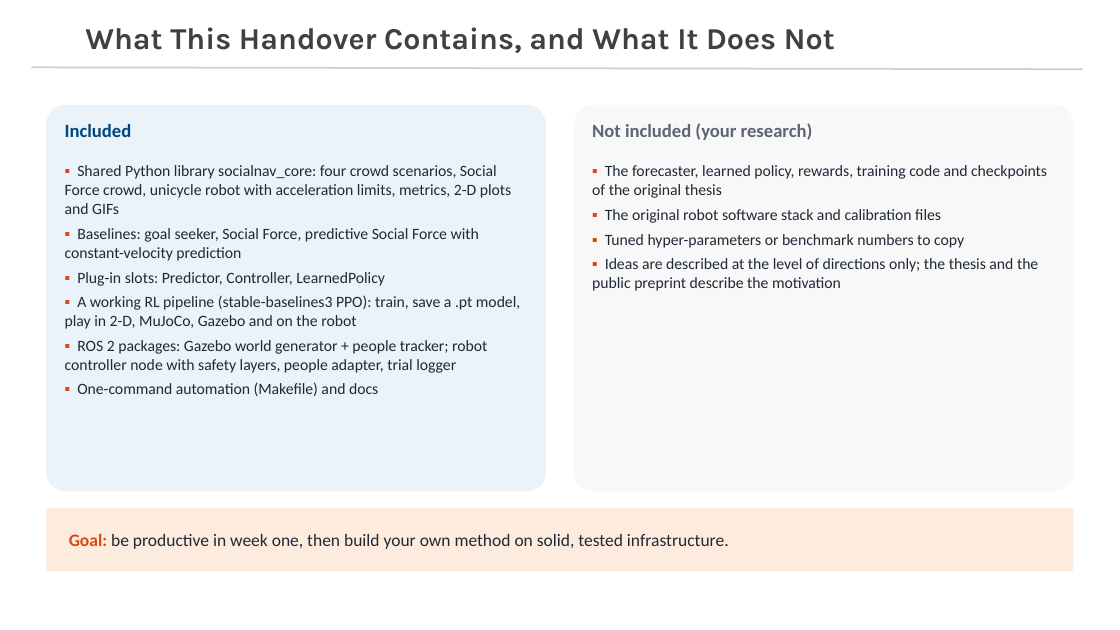
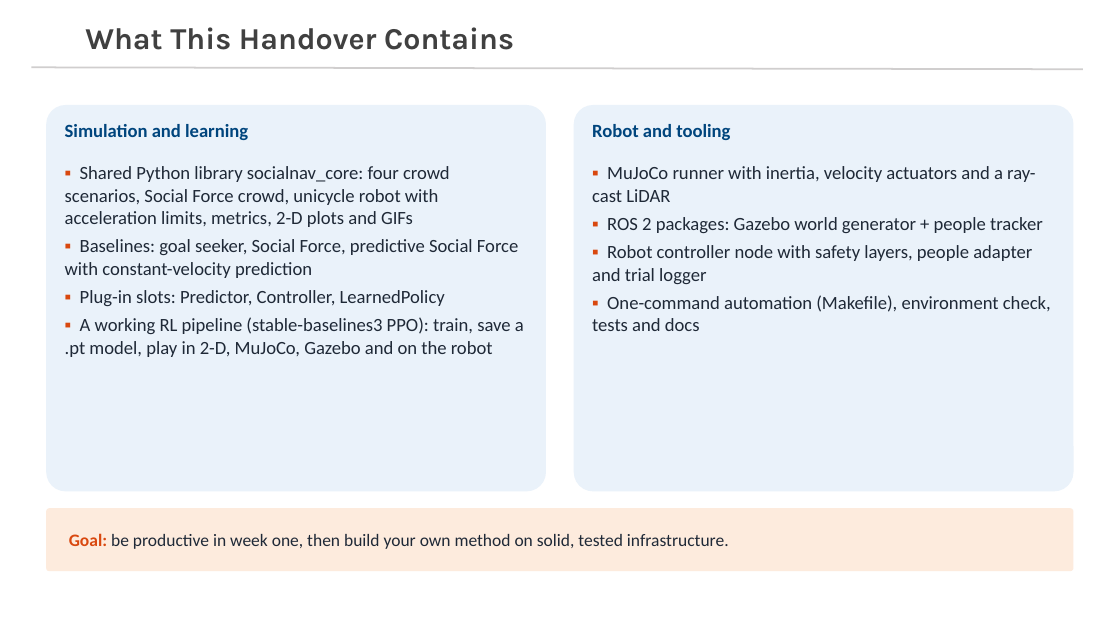
Before and after one commit to sontypo/Research-Handover, a slide deck: slide 3 of slides/Handover_Guide.pptx. Drawn at 1120x630 pixels with LibreOffice and Linux fonts; fonts in the diff are those of the drawing; background and template pictures are left out. Boxes give left, top, right and bottom in pixels: in the first picture for what was removed or moved away, otherwise in the second. Text is boxed around its words. In the diff, an @@ line names an element or a change of style, - is before the commit and + after.

Commit message:
Update ppt

```diff
--- a/slides/Handover_Guide.pptx
+++ b/slides/Handover_Guide.pptx
@@ title at bbox=[85, 27, 514, 50]: text changed @@
-What This Handover Contains, and What It Does Not
+What This Handover Contains
@@ rounded rectangle at bbox=[574, 105, 1074, 492]: fill #F8F8F8 to #EAF2FA @@
@@ text at bbox=[65, 124, 248, 140]: text changed @@
-Included
+Simulation and learning
@@ text at bbox=[592, 124, 730, 140]: text changed; text colour #5B6573 to #00457D @@
-Not included (your research)
+Robot and tooling
@@ text "▪ Shared Python library socialnav_core: ..." at bbox=[65, 166, 524, 357]: size 13.5 to 16 pt @@
@@ text at bbox=[592, 166, 1051, 331]: text changed; size 13.5 to 16 pt @@
-▪ The forecaster, learned policy, rewards, training code and checkpoints of the original thesis
-▪ The original robot software stack and calibration files
-▪ Tuned hyper-parameters or benchmark numbers to copy
-▪ Ideas are described at the level of directions only; the thesis and the public preprint describe the motivation
+▪ MuJoCo runner with inertia, velocity actuators and a ray-cast LiDAR
+▪ ROS 2 packages: Gazebo world generator + people tracker
+▪ Robot controller node with safety layers, people adapter and trial logger
+▪ One-command automation (Makefile), environment check, tests and docs
@@ text at bbox=[65, 340, 487, 396]: paragraphs removed @@
-▪ ROS 2 packages: Gazebo world generator + people tracker; robot controller node with safety layers, people adapter, trial logger
-▪ One-command automation (Makefile) and docs
```
Also in this commit, not shown: 8 other files.
